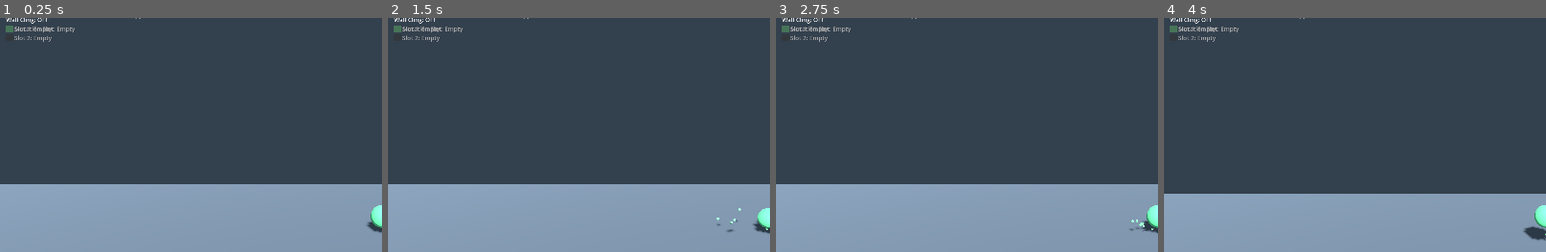
Above: before the commit, frames 1-4 (left to right).
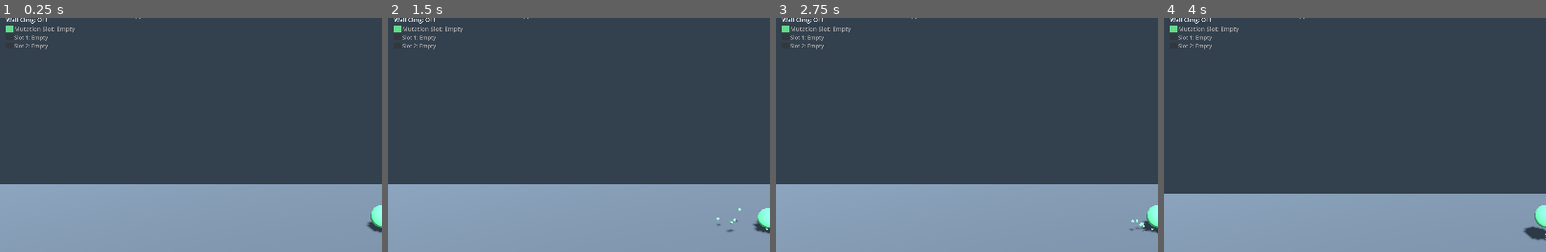
Above: after the commit, the same moments.

Repository: laazer/blobert
Game: Godot game, scene res://scenes/levels/sandbox/test_movement_3d.tscn
Same seed, same stepped clock (60 frames per second), same inputs: the game is played once before the commit and once after it.
Inputs (mouse positions are % of the whole screen's width and height, from its top left):
- Up to frame 1 (0.25 s): no input
- Up to frame 2 (1.5 s): move the mouse to (72, 46) at 0.52 s; hold D (move_right) 0.53-1.28 s; tap R (absorb) at 0.6 s; tap Space (jump) at 0.77 s; move the mouse to (30, 56) at 1.27 s; hold A (move_left) from 1.28 s (still down); tap E (detach) at 1.35 s
- Up to frame 3 (2.75 s): tap Space (jump) at 1.52 s; move the mouse to (60, 29) at 2.02 s; release A (move_left) at 2.03 s; hold D (move_right) from 2.03 s (still down); tap F (infect) at 2.1 s
- Up to frame 4 (4 s): move the mouse to (45, 71) at 2.77 s; tap R (absorb) at 2.85 s; tap Space (jump) at 3.02, 3.77 s; move the mouse to (80, 66) at 3.52 s; release D (move_right) at 3.53 s; hold A (move_left) from 3.53 s (still down); tap E (detach) at 3.6 s
The pictures show only the part of the screen within x 0-50%, y 6-56%; the shares and areas given below are measured in that part.

The runs differ from the first frame. In frame 1, 0.3% of the frame differs, in the area x 1-14%, y 3-14%; in frame 2, 0.3%; in frame 3, 0.3%; in frame 4, 0.3%.

Commit message:
fix: resolve stale UIDs and remove duplicate mutation UI nodes
- Add UIDs to infection_interaction_handler and scene_variant_controller_3d
  ext_resource entries in test_movement_3d.tscn (fixes absorb regression)
- Remove duplicate MutationSlot1Label/Icon1/Slot2Label/Icon2 nodes from
  game_ui.tscn that caused mutation bar text to render on top of itself

Co-Authored-By: Claude Sonnet 4.6 <noreply@anthropic.com>

Diff:
--- a/scenes/ui/game_ui.tscn
+++ b/scenes/ui/game_ui.tscn
@@ -119,38 +119,6 @@
 theme_override_font_sizes/font_size = 20
 text = "Mutation: 0 active"
 
-[node name="MutationIcon1" type="ColorRect" parent="."]
-offset_left = 20.0
-offset_top = 117.0
-offset_right = 44.0
-offset_bottom = 141.0
-color = Color(0.2, 0.2, 0.2, 0.6)
-
-[node name="MutationSlot1Label" type="Label" parent="."]
-offset_left = 48.0
-offset_top = 115.0
-offset_right = 260.0
-offset_bottom = 143.0
-theme_override_colors/font_color = Color(0.95, 0.95, 0.95, 1)
-theme_override_font_sizes/font_size = 20
-text = "Slot 1: Empty"
-
-[node name="MutationIcon2" type="ColorRect" parent="."]
-offset_left = 20.0
-offset_top = 147.0
-offset_right = 44.0
-offset_bottom = 171.0
-color = Color(0.2, 0.2, 0.2, 0.6)
-
-[node name="MutationSlot2Label" type="Label" parent="."]
-offset_left = 48.0
-offset_top = 145.0
-offset_right = 260.0
-offset_bottom = 173.0
-theme_override_colors/font_color = Color(0.95, 0.95, 0.95, 1)
-theme_override_font_sizes/font_size = 20
-text = "Slot 2: Empty"
-
 [node name="Hints" type="Control" parent="."]
 layout_mode = 3
 anchors_preset = 0
Not shown: 1 places in scenes/levels/sandbox/test_movement_3d.tscn that only renumber resources
